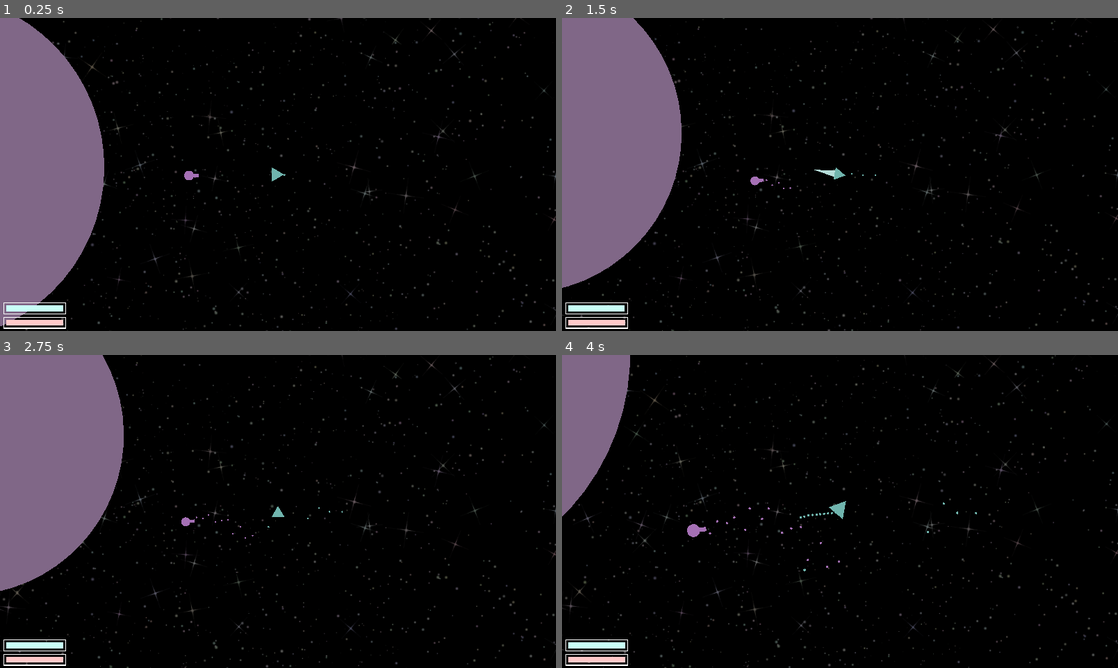
Above: before the commit, frames 1-4 (two rows, left to right).
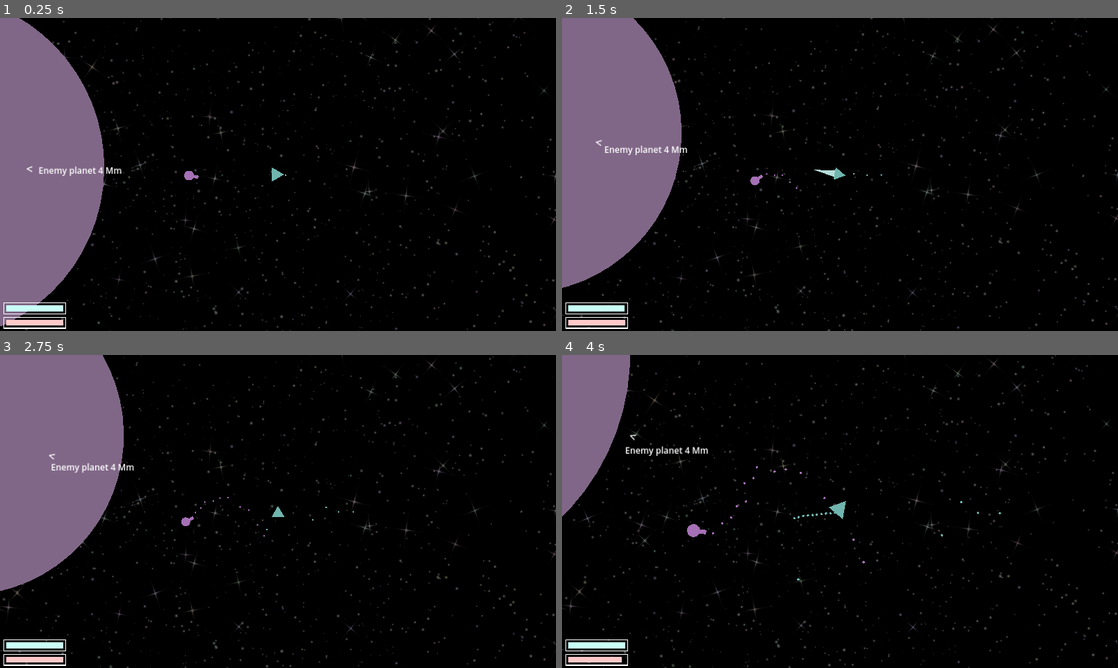
Above: after the commit, the same moments.

Repository: mcjohnalds/orbital-clash
Game: Godot game, scene res://level.tscn
Two runs of this game, one before a commit and one after it. Both use one fixed random seed, a clock stepped at 60 frames per second and the inputs below.
Inputs (mouse positions are in pixels of both pictures, inside the frame that each line leads up to):
- Up to frame 1 (0.25 s): no input
- Up to frame 2 (1.5 s): tap Enter at 0.5 s; move the mouse to (962, 158) at 0.52 s; tap Mouse wheel down (scroll_down) at 0.6 s; click (962, 158) at 0.67 s; move the mouse to (728, 190) at 1.27 s; tap Mouse wheel up (scroll_up) at 1.35 s; click (728, 190) at 1.42 s
- Up to frame 3 (2.75 s): move the mouse to (333, 442) at 2.02 s; tap 1 at 2.1 s; click (333, 442) at 2.17 s
- Up to frame 4 (4 s): move the mouse to (812, 574) at 2.77 s; tap 2 at 2.85 s; click (812, 574) at 2.92 s; move the mouse to (1006, 558) at 3.52 s; tap Mouse wheel down (scroll_down) at 3.6 s; click (1006, 558) at 3.67 s

The runs differ from the first frame. In frame 1, 0.2% of the frame differs, in the area x 4-52%, y 47-52%; in frame 2, 0.2%; in frame 3, 0.2%; in frame 4, 0.4%, in the area x 10-79%, y 25-99%.

Commit message:
changes

Diff:
--- a/level.gd
+++ b/level.gd
@@ -1,7 +1,8 @@
 class_name Level
 extends Node2D
 
-const BULLET_SPEED := 300.0
+const BULLET_LIFETIME = 6.0
+const BULLET_SPEED := 350.0
 const PLANET_ENEMY_COLOR := Color("806787")
 const PLANET_PLAYER_COLOR := Color("678784")
 const GRAVITY := 9.8
@@ -14,6 +15,10 @@
 @onready var health_bar_fill: Panel = $CanvasLayer/Health/Fill
 @onready var boost_bar: Panel = $CanvasLayer/Boost
 @onready var boost_bar_fill: Panel = $CanvasLayer/Boost/Fill
+@onready var enemy_planet_indicator: Control = $CanvasLayer/EnemyPlanetIndicator
+@onready var enemy_planet_indicator_text: Control = $CanvasLayer/EnemyPlanetIndicator/Text
+@onready var enemy_planet_indicator_label: Label = $CanvasLayer/EnemyPlanetIndicator/Text/Label
+@onready var enemy_planet_indicator_arrow: Control = $CanvasLayer/EnemyPlanetIndicator/Arrow
 
 
 func _ready() -> void:
@@ -139,9 +144,7 @@
 			bullet.velocity += d * GRAVITY * planet.mass / (r ** 2.0) * delta
 
 		bullet.position += bullet.velocity * delta
-		var lifetime := 7.0
-
-		if get_ticks_sec() - bullet.created_at > lifetime:
+		if get_ticks_sec() - bullet.created_at > BULLET_LIFETIME:
 			bullet.queue_free()
 
 
@@ -155,15 +158,14 @@
 		var velocity := (enemy.position - last_position) / delta
 
 		if player.alive:
-			enemy.rotation = enemy.position.angle_to_point(player.position)
-
 			var fire_rate := 4.0
 			if get_ticks_sec() - enemy.last_fired_at >= 1.0 / fire_rate:
 				enemy.last_fired_at = get_ticks_sec()
 				var bullet: Bullet = bullet_scene.instantiate()
 				bullet.position = enemy.position
-				var bullet_rot := enemy.rotation + randf_range(-1.0, 1.0) * 0.3
-				var bullet_dir := Vector2.from_angle(bullet_rot)
+				var bullet_angle := enemy.position.angle_to_point(player.position) + (0.1 * sin(get_ticks_sec()) + 0.02 * randf_range(-1.0, 1.0)) * TAU
+				enemy.rotation = bullet_angle
+				var bullet_dir := Vector2.from_angle(bullet_angle)
 				bullet.velocity = velocity + bullet_dir * BULLET_SPEED
 				bullet.body_entered.connect(on_bullet_body_entered.bind(bullet))
 				bullet.area_entered.connect(on_bullet_area_entered.bind(bullet))
@@ -181,6 +183,37 @@
 		health_bar_fill.visible = false
 		boost_bar_fill.visible = false
 
+	var nearest_enemy_planet: Planet
+	for planet: Planet in get_tree().get_nodes_in_group("planets"):
+		if not planet.enemy:
+			continue
+		if not nearest_enemy_planet:
+			nearest_enemy_planet = planet
+			continue
+		var d1 := planet.global_position.distance_to(player.global_position)
+		var d2 := nearest_enemy_planet.global_position.distance_to(player.global_position)
+		if d1 < d2:
+			nearest_enemy_planet = planet
+
+	if nearest_enemy_planet:
+		enemy_planet_indicator.visible = true
+		var dir := player.global_position.direction_to(nearest_enemy_planet.global_position)
+		var ellipse_size := get_viewport_rect().size * Vector2(0.7, 0.8)
+		var theta := dir.angle()
+		var r := get_ellipse_r(theta, ellipse_size)
+		var viewport_center := get_viewport_rect().size / 2.0
+		enemy_planet_indicator_text.position = viewport_center + dir * r
+		var dist := player.global_position.distance_to(nearest_enemy_planet.global_position)
+		enemy_planet_indicator_label.text = "Enemy planet %s Mm" % round(dist / 1000.0)
+
+		var ellipse_2_size := enemy_planet_indicator_label.size * Vector2(1.2, 3.0)
+		var r_2 := get_ellipse_r(theta, ellipse_2_size)
+		var p := enemy_planet_indicator_text.position
+		enemy_planet_indicator_arrow.position = p + dir * r_2
+		enemy_planet_indicator_arrow.rotation = theta
+	else:
+		enemy_planet_indicator.visible = false
+
 
 func _input(event: InputEvent) -> void:
 	if event.is_action_pressed("ui_cancel"):
@@ -221,6 +254,7 @@
 			if not enemy2.is_queued_for_deletion() and enemy2.planet == enemy.planet:
 				planet_has_enemy = true
 		if not planet_has_enemy:
+			enemy.planet.enemy = false
 			enemy.planet.color_circle.color = PLANET_PLAYER_COLOR
 			enemy.planet.moon.color_circle.color = PLANET_PLAYER_COLOR
 
@@ -246,3 +280,10 @@
 		player.health = 0.0
 		player.alive = false
 		player.process_mode = Node.PROCESS_MODE_DISABLED
+
+
+# https://en.wikipedia.org/wiki/Ellipse#Polar_form_relative_to_center
+func get_ellipse_r(theta: float, size: Vector2) -> float:
+	var a := size.x / 2.0
+	var b := size.y / 2.0
+	return a * b / sqrt((b * cos(theta)) ** 2.0 + (a * sin(theta)) ** 2.0)
--- a/level.tscn
+++ b/level.tscn
@@ -105,3 +105,60 @@
 offset_right = 217.0
 grow_vertical = 0
 theme_override_styles/panel = SubResource("StyleBoxFlat_s6pjd")
+
+[node name="EnemyPlanetIndicator" type="Control" parent="CanvasLayer"]
+layout_mode = 3
+anchors_preset = 0
+offset_right = 40.0
+offset_bottom = 40.0
+
+[node name="Text" type="Control" parent="CanvasLayer/EnemyPlanetIndicator"]
+layout_mode = 1
+anchors_preset = 0
+offset_left = 1280.0
+offset_top = 812.0
+offset_right = 1280.0
+offset_bottom = 812.0
+
+[node name="Label" type="Label" parent="CanvasLayer/EnemyPlanetIndicator/Text"]
+layout_mode = 1
+anchors_preset = 8
+anchor_left = 0.5
+anchor_top = 0.5
+anchor_right = 0.5
+anchor_bottom = 0.5
+offset_left = -155.5
+offset_top = -21.0
+offset_right = 155.5
+offset_bottom = 21.0
+grow_horizontal = 2
+grow_vertical = 2
+pivot_offset = Vector2(2.08165e-12, 2.08165e-12)
+theme_override_font_sizes/font_size = 30
+text = "Enemy planet 1000 km"
+
+[node name="Arrow" type="Control" parent="CanvasLayer/EnemyPlanetIndicator"]
+anchors_preset = 0
+offset_left = 1661.0
+offset_top = 869.0
+offset_right = 1661.0
+offset_bottom = 869.0
+
+[node name="Label" type="Label" parent="CanvasLayer/EnemyPlanetIndicator/Arrow"]
+layout_mode = 1
+anchors_preset = 8
+anchor_left = 0.5
+anchor_top = 0.5
+anchor_right = 0.5
+anchor_bottom = 0.5
+offset_left = -11.5
+offset_top = -27.5
+offset_right = 11.5
+offset_bottom = 27.5
+grow_horizontal = 2
+grow_vertical = 2
+pivot_offset = Vector2(11, 27)
+theme_override_font_sizes/font_size = 40
+text = ">"
+horizontal_alignment = 1
+vertical_alignment = 1
--- a/planet.gd
+++ b/planet.gd
@@ -4,6 +4,7 @@
 var mass := 50000000.0
 var circle: CircleShape2D
 var moon: Moon
+var enemy := true
 @onready var color_circle: ColorCircle = $ColorCircle
 @onready var collision_shape: CollisionShape2D = $CollisionShape2D
 
